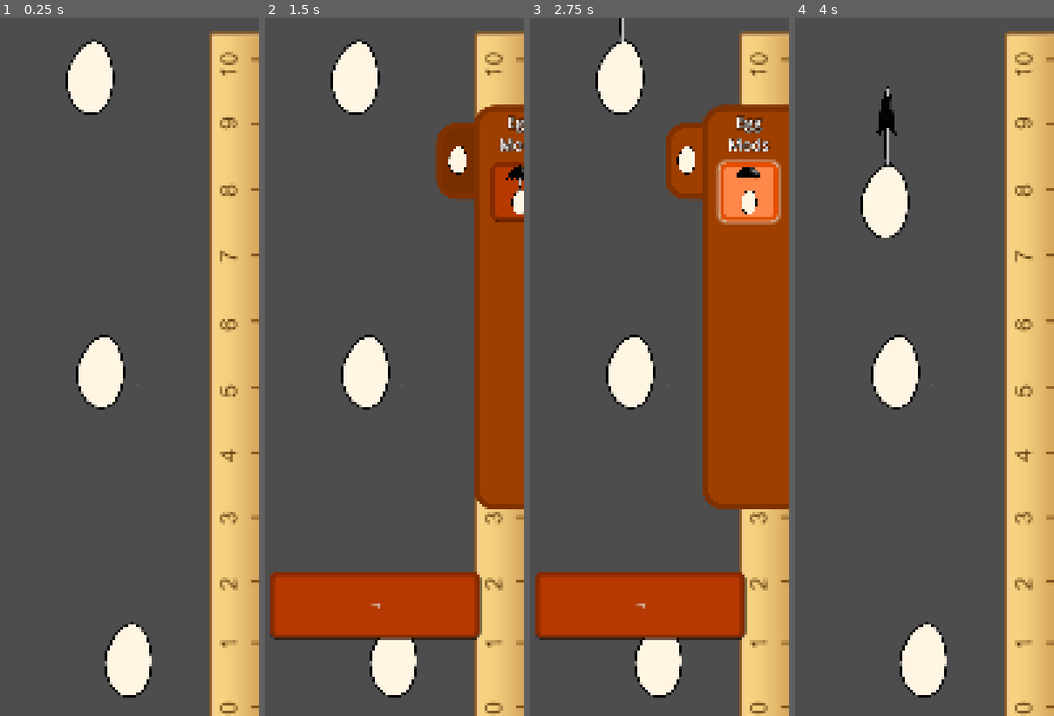
Above: before the commit, frames 1-4 (left to right).
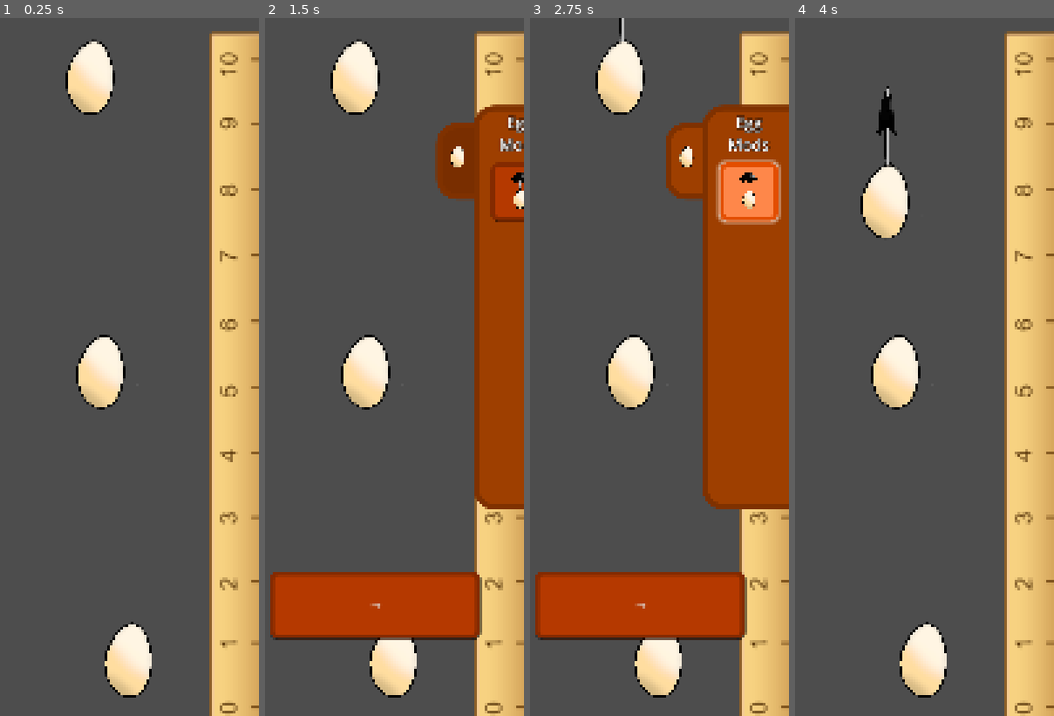
Above: after the commit, the same moments.

Repository: KaratePikachu/egg-drop
Game: Godot game, scene res://level/levels/level_1.tscn
Two runs of this game, one before a commit and one after it. Both use one fixed random seed, a clock stepped at 60 frames per second and the inputs below. The project has no main scene, so this scene is started directly.
Inputs (mouse positions are in pixels of both pictures, inside the frame that each line leads up to):
- Up to frame 1 (0.25 s): no input
- Up to frame 2 (1.5 s): tap Enter at 0.5 s; move the mouse to (435, 332) at 0.52 s; hold S (right_bomb) 0.53-1.25 s; tap T (bottom_bomb) at 0.6 s; click (518, 157) at 1.25 s
- Up to frame 3 (2.75 s): click (750, 192) at 2 s
- Up to frame 4 (4 s): click "Drop" at 2.75 s; move the mouse to (833, 401) at 3.52 s; hold W (left_bomb) from 3.53 s (still down); click (833, 401) at 3.6 s

The runs differ from the first frame. In frame 1, 2.2% of the frame differs, in the area x 26-59%, y 3-97%; in frame 2, 2.5%; in frame 3, 2.6%, in the area x 26-89%, y 3-97%; in frame 4, 2.2%.

Commit message:
update egg

Diff:
--- a/level/level.tscn
+++ b/level/level.tscn
@@ -6,6 +6,7 @@
 [ext_resource type="PackedScene" uid="uid://b4gxj00g4y8o4" path="res://egg/dummy_egg.tscn" id="2_vkbyq"]
 [ext_resource type="PackedScene" uid="uid://b86ir38reinvl" path="res://ui/level_end/level_end.tscn" id="3_44x8d"]
 [ext_resource type="Texture2D" uid="uid://cvbm652v6jwfp" path="res://test/ruler-icon-28.png" id="3_qohg2"]
+[ext_resource type="AudioStream" uid="uid://bajbi2k7gnb12" path="res://assets/music/egg theme.ogg" id="6_44x8d"]
 
 [sub_resource type="RectangleShape2D" id="RectangleShape2D_r4td4"]
 size = Vector2(1080, 208)
@@ -51,4 +52,9 @@
 scale = Vector2(5.015625, 5.015625)
 texture = ExtResource("3_qohg2")
 
+[node name="AudioStreamPlayer" type="AudioStreamPlayer" parent="." unique_id=321153488]
+stream = ExtResource("6_44x8d")
+autoplay = true
+parameters/looping = true
+
 [connection signal="body_entered" from="WinFloor/WinArea" to="." method="_on_win_area_body_entered"]
Binary file changed: assets/egg/bottom bomb on.PNG
Binary file changed: assets/egg/bottom bomb.PNG
Binary file added: assets/egg/bottom explode.PNG
Not shown, added: assets/egg/bottom explode.PNG.import
Binary file changed: assets/egg/egg.PNG
Binary file changed: assets/egg/left bomb on.PNG
Binary file changed: assets/egg/left bomb.PNG
Binary file added: assets/egg/left explode.PNG
Not shown, added: assets/egg/left explode.PNG.import
Binary file changed: assets/egg/left fan 1.PNG
Binary file added: assets/egg/left wind 1.PNG
Not shown, added: assets/egg/left wind 1.PNG.import
(and 14 more such lines)
